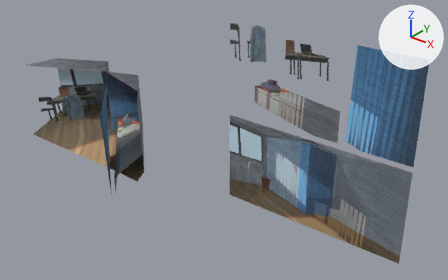
An edit to the FBX model src/Clue/Assets/Art/Background/bg_infirmary.FBX, drawn before and after from the same camera.
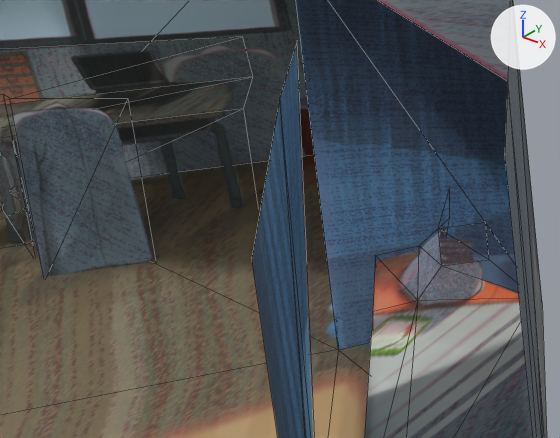
Each version is shown whole from a 50 mm camera at (28.31, -18.78, 17.72) aimed at (9.66, 4.53, 3.26), then close up on the part from 14% to 32% of the width and 28% to 51% of the height. The axes (+X, +Y, +Z) are drawn at upper right. The lights are the same throughout. The close-ups show mesh edges as thin lines. Where no turn or scale is listed for an object, it has been applied to the vertices.

Names of what the first close-up shows: 'bg'.
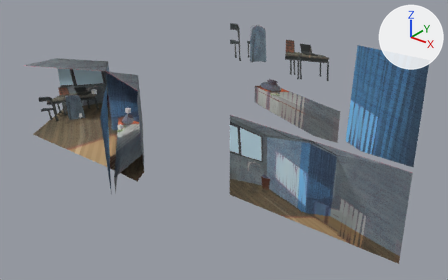
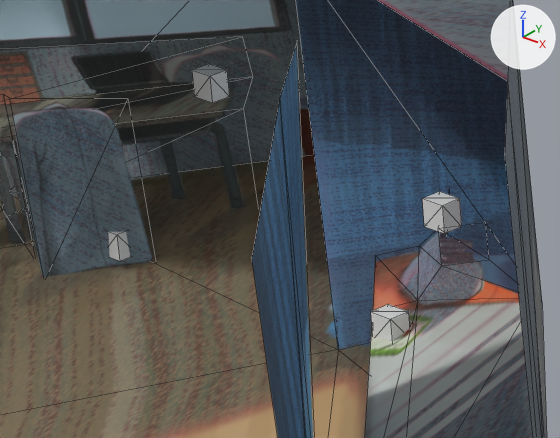
Diff of the bpy script that builds the scene:
```diff
--- a/src/Clue/Assets/Art/Background/bg_infirmary.FBX.py
+++ b/src/Clue/Assets/Art/Background/bg_infirmary.FBX.py
@@ me_mesh_005 @@
+me_mesh_005.from_pydata(...)  # a box spanning x -0.134..0.134, y -0.217..0.0, z -0.14..0.14
@@ ob_item_04 @@
+ob_item_04 = bpy.data.objects.new('item_04', me_mesh_005)
+ob_item_04.location = (-3.083, 5.189, 1.079)
@@ ob_item_05 @@
+ob_item_05 = bpy.data.objects.new('item_05', me_mesh_005.copy())
+ob_item_05.location = (1.219, 5.574, 2.405)
@@ ob_item_03 @@
+ob_item_03 = bpy.data.objects.new('item_03', me_mesh_005.copy())
+ob_item_03.location = (1.393, 4.702, 1.624)
@@ ob_item_01 @@
+ob_item_01 = bpy.data.objects.new('item_01', me_mesh_005.copy())
+ob_item_01.location = (-2.914, 6.378, 2.418)
```

What differs and where, as boxes [x1, y1, x2, y2] in the close-ups (560 x 438 px):
'item_05', added
    after: [422, 191, 462, 234]
'item_01', added
    after: [192, 64, 230, 103]
'item_03', added
    after: [371, 304, 410, 341]
'item_04', added
    after: [108, 232, 130, 261]
